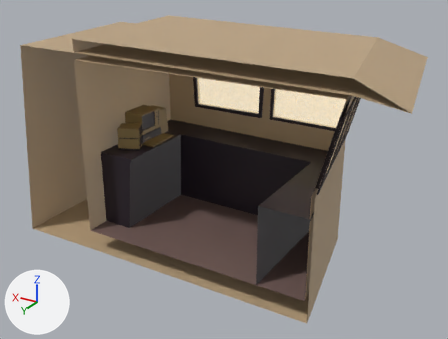
What one commit did to the glTF model resources/Models/DeskComputer1_a1.glb.
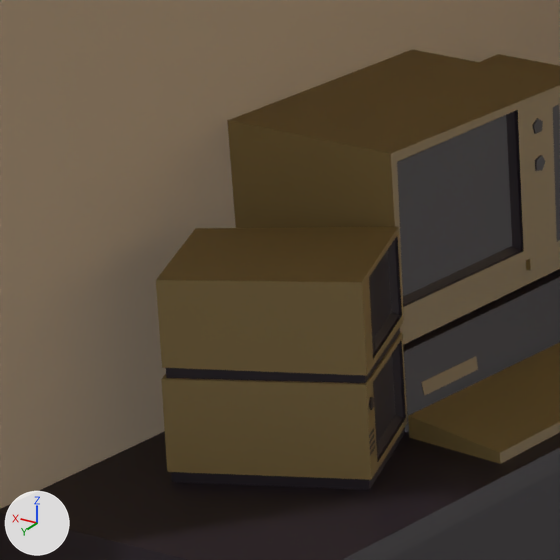
Old and new are each drawn whole from a 50 mm lens placed at (-5.64, 6.61, 5.02), pointed at (-0.91, -1.26, 1.08) and again close up on the part from 23% to 35% of the width and 29% to 46% of the height. The axes (+X, +Y, +Z) are drawn at lower left. The lights are the same throughout. Where no turn or scale is listed for an object, it has been applied to the vertices. Vertices at the same position are counted once.

The first close-up shows 'Comp2', 'CounterTop2', 'ShipCabin', 'SmallComp1.1', 'SmallComp2.1'.
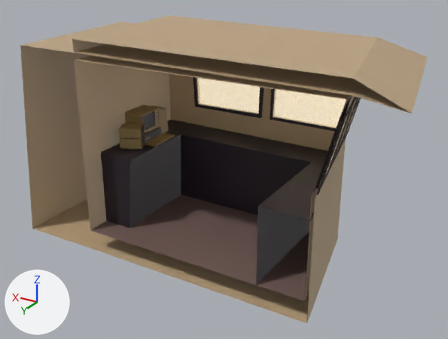
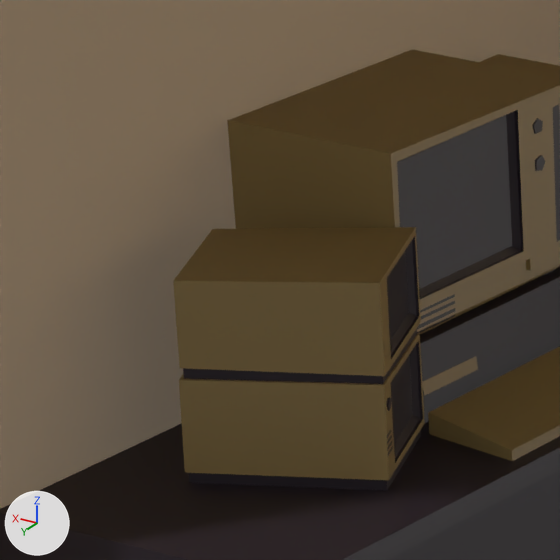
Location of each change, [x1, y1, x2, y2] in pixels of the close-ups (560 x 560 px):
```json
{"object": "Comp2", "change": "reshaped", "before": [227, 49, 560, 464], "after": [227, 49, 560, 461]}
{"object": "SmallComp2.1", "change": "moved", "before": [156, 227, 404, 383], "after": [173, 227, 421, 384]}
{"object": "SmallComp1.1", "change": "moved", "before": [161, 332, 408, 490], "after": [179, 333, 425, 490]}
{"part": 1, "of": "me_cube_006", "change": "rebuilt", "before": [408, 343, 560, 464], "after": [428, 347, 560, 461]}
{"part": 2, "of": "me_cube_006", "change": "built on", "before": [400, 258, 560, 345], "after": [417, 258, 560, 334]}
```

Edits to the scene script, one JSON object a line:
```json
{"block": "me_cube_006", "where": "# used by ob_comp2; location = (0.65, -1.3, 1.3)"}
{"op": "remove", "block": "me_cube_006", "code": "me_cube_006.from_pydata(...)  # 123 vertices, 191 faces; spans x -0.34..0.25, y -0.5..0.29, z 0.0..0.5"}
{"op": "add", "block": "me_cube_006", "code": "me_cube_006.from_pydata(...)  # 147 vertices, 239 faces; spans x -0.35..0.25, y -0.5..0.27, z 0.0..0.5"}
{"block": "me_cube_006", "change": "me_cube_006 part 1: the loose piece of 8 vertices spanning x -0.34..-0.13, y -0.32..0.29, z 0.0..0.04 is rebuilt with 8 vertices and now spans x -0.35..-0.14, y -0.34..0.27, z 0.0..0.04"}
{"block": "me_cube_006", "change": "me_cube_006 part 2"}
{"block": "me_cube_006", "change": "2 vertices are removed from x -0.09, y -0.26..0.24, z 0.147..0.15"}
{"block": "me_cube_006", "change": "11 faces are deleted"}
{"block": "me_cube_006", "change": "26 vertices are added at x -0.09..-0.083, y -0.26..0.24, z 0.147..0.2"}
{"block": "me_cube_006", "change": "51 new faces join them, mat_m_green1 (brown #917a4b)"}
{"block": "me_cube_006", "change": "8 new faces join them, mat_m_darkpurple1 (black #271e28)"}
{"op": "set", "path": "ob_smallcomp1_1.location", "old": "(0.577, -0.899, 1.3)", "new": "(0.55, -0.912, 1.3)"}
{"op": "set", "path": "ob_smallcomp2_1.location", "old": "(0.577, -0.903, 1.485)", "new": "(0.549, -0.916, 1.485)"}
```
